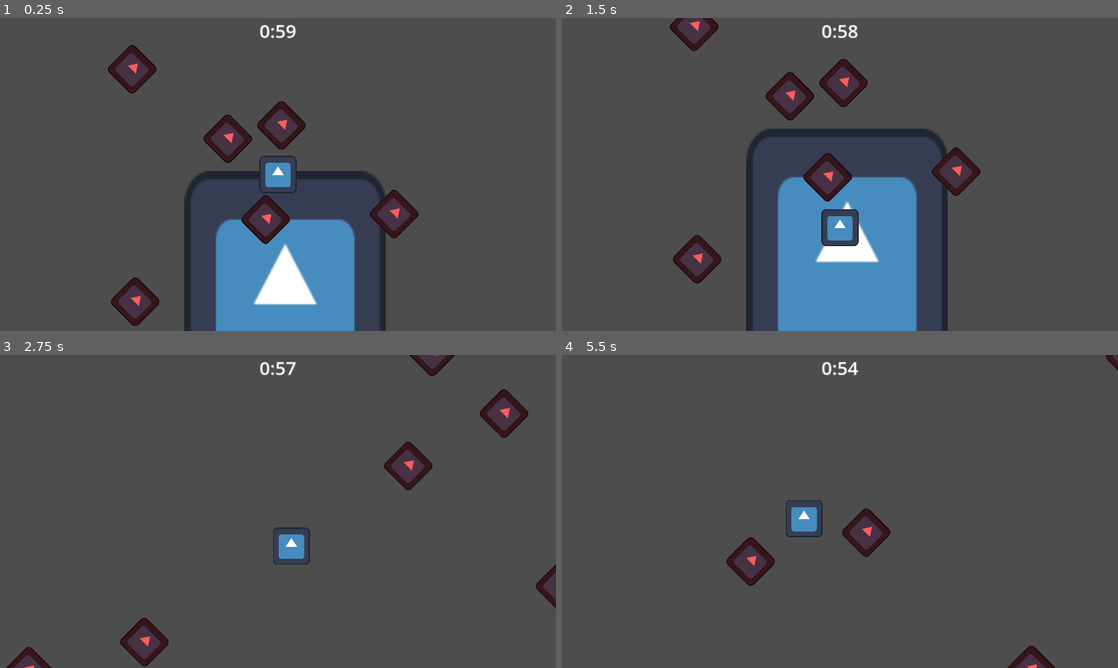
Above: before the commit, frames 1-4 (two rows, left to right).
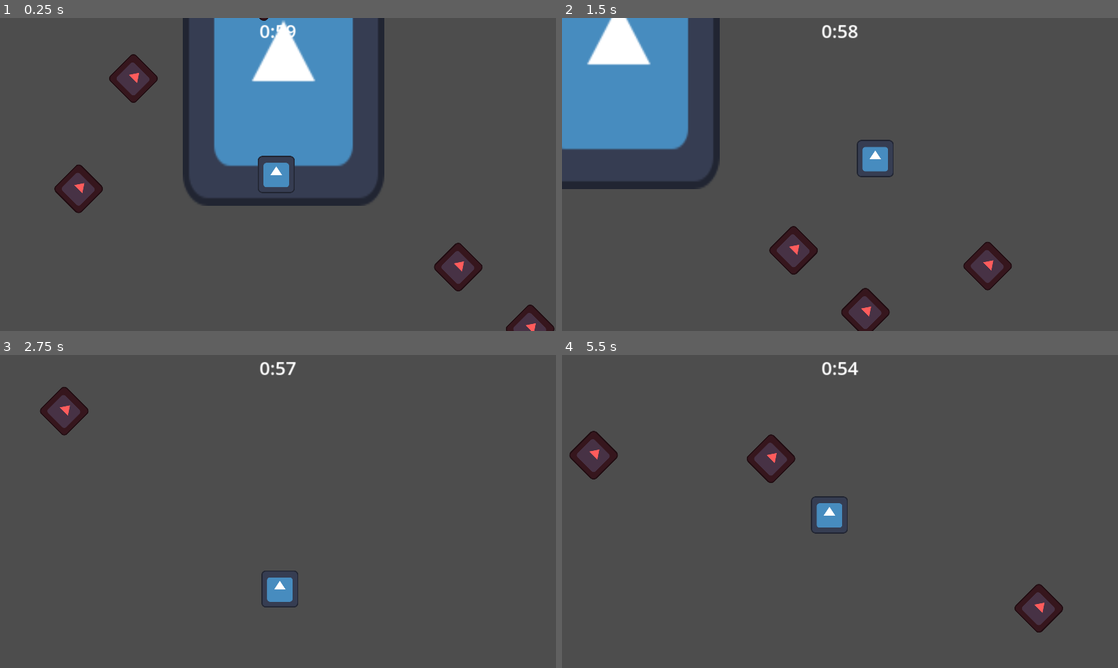
Above: after the commit, the same moments.

Repository: FlashViper/Ludum-Dare-53
Game: Godot game, scene res://systems/gameplay.tscn
The game is run twice, just before and just after one commit, with the same random seed, the same clock (stepped at 60 frames per second) and the same inputs. This scene is started directly instead of the project's main scene. The engine's default icon, where the game draws it, is replaced by a stand-in: a white triangle on a blue panel in a dark square.
Inputs (mouse positions are in pixels of both pictures, inside the frame that each line leads up to):
- Up to frame 1 (0.25 s): no input
- Up to frame 2 (1.5 s): move the mouse to (962, 158) at 0.52 s; press the mouse at (962, 158) at 0.53 s; hold D (right) 0.53-1.28 s; tap Space (jump, bound only after the commit) at 0.77, 1.07 s; tap X (dive, bound only after the commit) at 0.8, 1.35 s; move the mouse to (728, 190) at 1.27 s; release the mouse at (728, 190) at 1.28 s; hold S (down) from 1.28 s (still down)
- Up to frame 3 (2.75 s): tap Space (jump, bound only after the commit) at 1.52, 1.55, 1.82, 2.1 s; move the mouse to (333, 442) at 2.02 s; release S (down) at 2.03 s; press the mouse at (333, 442) at 2.03 s; hold D (right) from 2.03 s (still down)
- Up to frame 4 (5.5 s): move the mouse to (812, 574) at 2.77 s; release D (right) at 2.78 s; release the mouse at (812, 574) at 2.78 s; hold W (up) 2.78-3.53 s; click (812, 574) at 2.85 s; tap Space (jump, bound only after the commit) at 3.02, 3.32, 3.77, 3.8, 4.07, 4.52, 4.82 s; tap X (dive, bound only after the commit) at 3.05, 3.6, 5.1 s; move the mouse to (1006, 558) at 3.52 s; hold A (left) 3.53-5.03 s; move the mouse to (673, 464) at 4.27 s; click (673, 464) at 4.35 s; move the mouse to (867, 511) at 5.02 s; hold S (down) from 5.03 s (still down); click (867, 511) at 5.17 s

The runs differ from the first frame. In frame 1, 29% of the frame differs, in the area x 9-100%, y 0-100%; in frame 2, 30%, in the area x 0-81%, y 0-100%; in frame 3, 4.9%; in frame 4, 5.2%.

Commit message:
Adds dive and jump abilities

Diff:
--- a/main.tscn
+++ b/main.tscn
@@ -2,9 +2,9 @@
 
 [ext_resource type="Script" path="res://gui/main.gd" id="1_0407y"]
 [ext_resource type="PackedScene" uid="uid://du32u483dflsv" path="res://gui/title/title_screen.tscn" id="2_hnxo1"]
-[ext_resource type="PackedScene" uid="uid://8exork2x7csk" path="res://gameplay.tscn" id="3_orl1m"]
+[ext_resource type="PackedScene" uid="uid://c586rhkpw2ndw" path="res://systems/gameplay.tscn" id="3_ng1sb"]
 
 [node name="Main" type="Node"]
 script = ExtResource("1_0407y")
 title_scene = ExtResource("2_hnxo1")
-gameplay_scene = ExtResource("3_orl1m")
+gameplay_scene = ExtResource("3_ng1sb")
--- a/objects/yarn.tscn
+++ b/objects/yarn.tscn
@@ -1,7 +1,7 @@
-[gd_scene load_steps=5 format=3]
+[gd_scene load_steps=5 format=3 uid="uid://dlnkg0a2q3mq2"]
 
-[ext_resource type="Script" path="res://objects/yarn.gd" id="1_rai4p"]
-[ext_resource type="Texture2D" uid="uid://dpb8u7mse50w7" path="res://icon.svg" id="2_finan"]
+[ext_resource type="Script" path="res://objects/yarn.gd" id="1_gm8hu"]
+[ext_resource type="Texture2D" uid="uid://dpb8u7mse50w7" path="res://icon.svg" id="2_k15eo"]
 
 [sub_resource type="CircleShape2D" id="CircleShape2D_jt1bt"]
 radius = 86.0233
@@ -10,14 +10,12 @@
 radius = 38.0132
 
 [node name="Yarn" type="CharacterBody2D"]
-position = Vector2(333, 421)
-script = ExtResource("1_rai4p")
+script = ExtResource("1_gm8hu")
 
 [node name="Visual" type="Sprite2D" parent="."]
 modulate = Color(1, 0.360784, 0.360784, 1)
 rotation = 0.785398
-scale = Vector2(1, 1)
-texture = ExtResource("2_finan")
+texture = ExtResource("2_k15eo")
 
 [node name="PlayerDribble" type="Area2D" parent="."]
 
--- a/player/player.gd
+++ b/player/player.gd
@@ -7,15 +7,25 @@
 const GLIDE_DECEL := 100
 const GLIDE_SLOWDOWN := 1000
 
+const WALK_SPEED := 500
+const WALK_ACCEL := 3000
+const GROUND_DECEL := 2100
+const AIR_DECEL := 100
+
 const LAUNCH_SPEED := 2000
 
-const STARTING_HEIGHT := 50.0
-const COLLISION_HEIGHT := 2.0
+const JUMP_SPEED := 10
+const JUMP_BOOST := 800
+const GRAVITY := 25
+const COLLISION_HEIGHT := 1.0
 
-const FALL_RATE := 10.0
-const FALL_RATE_STATIONARY := 40.0
+const STARTING_HEIGHT := 5.0
+const FALL_RATE := 1.0
+const FALL_RATE_STATIONARY := 4.0
 
-const SPEED_WALK := 500
+const DIVE_SPEED := 1500
+const DIVE_DURATION := 0.15
+const DIVE_COOLDOWN := 0.35
 
 var body : CharacterBody2D
 var height : float
@@ -41,8 +51,6 @@
 		if body:
 			body.velocity = new
 
-
-
 func get_mouse_position() -> Vector2:
 	if body:
 		return body.get_global_mouse_position()
--- a/player/player.tscn
+++ b/player/player.tscn
@@ -1,11 +1,13 @@
-[gd_scene load_steps=9 format=3 uid="uid://b6nbc7iginl1p"]
+[gd_scene load_steps=11 format=3 uid="uid://bq35offvda3hv"]
 
 [ext_resource type="Script" path="res://player/player_node.gd" id="1_4h23a"]
-[ext_resource type="Script" path="res://player/player_state_machine.gd" id="2_yfoyd"]
+[ext_resource type="Script" path="res://player/states/player_state_machine.gd" id="2_nhcl8"]
 [ext_resource type="Script" path="res://player/states/movement.gd" id="3_gfbnw"]
 [ext_resource type="Script" path="res://player/states/launch.gd" id="3_j5cb2"]
-[ext_resource type="Script" path="res://player/glide.gd" id="3_na682"]
 [ext_resource type="Texture2D" uid="uid://dpb8u7mse50w7" path="res://icon.svg" id="4_lgbo2"]
+[ext_resource type="Script" path="res://player/states/glide.gd" id="4_yqpy0"]
+[ext_resource type="Script" path="res://player/states/dive.gd" id="6_w8a6q"]
+[ext_resource type="Script" path="res://player/player_visual.gd" id="7_n5v4d"]
 
 [sub_resource type="Curve" id="Curve_87u1w"]
 _data = [Vector2(0, 0), 0.0, 3.50369, 0, 0, Vector2(0.666667, 1), 0.0, 0.0, 0, 0, Vector2(1, 0.608108), -0.191268, 0.0, 0, 0]
@@ -18,25 +20,25 @@
 script = ExtResource("1_4h23a")
 
 [node name="States" type="Node" parent="."]
-script = ExtResource("2_yfoyd")
+script = ExtResource("2_nhcl8")
 
 [node name="Launch" type="Node" parent="States"]
 script = ExtResource("3_j5cb2")
 launch_modifier = SubResource("Curve_87u1w")
 
 [node name="Glide" type="Node" parent="States"]
-script = ExtResource("3_na682")
+script = ExtResource("4_yqpy0")
 
 [node name="Movement" type="Node" parent="States"]
 script = ExtResource("3_gfbnw")
 
-[node name="Jump" type="Node" parent="States"]
-
 [node name="Dive" type="Node" parent="States"]
+script = ExtResource("6_w8a6q")
 
 [node name="Visual" type="Node2D" parent="."]
+script = ExtResource("7_n5v4d")
 
-[node name="Icon" type="Sprite2D" parent="Visual"]
+[node name="Body" type="Sprite2D" parent="Visual"]
 texture = ExtResource("4_lgbo2")
 
 [node name="CollisionShape2D" type="CollisionShape2D" parent="."]
--- a/player/player_node.gd
+++ b/player/player_node.gd
@@ -12,6 +12,8 @@
 	states.initialize(state)
 	states.set_state_by_name("Movement")
 
+	$Visual.player = state
+
 
 func _physics_process(delta: float) -> void:
 	states.on_physics_process(delta)
--- /dev/null
+++ b/player/player_visual.gd
@@ -0,0 +1,7 @@
+extends Node2D
+
+var player : Player
+
+
+func _process(delta: float) -> void:
+	$Body.position.y = player.height * -100
--- /dev/null
+++ b/player/playground.tscn
@@ -0,0 +1,27 @@
+[gd_scene load_steps=3 format=3 uid="uid://cc26exi72eklo"]
+
+[ext_resource type="PackedScene" uid="uid://bq35offvda3hv" path="res://player/player.tscn" id="1_fedjd"]
+[ext_resource type="PackedScene" uid="uid://dlnkg0a2q3mq2" path="res://objects/yarn.tscn" id="2_r7g5w"]
+
+[node name="playground" type="Node"]
+
+[node name="Player" parent="." instance=ExtResource("1_fedjd")]
+position = Vector2(884, 517)
+
+[node name="Camera2D" type="Camera2D" parent="Player"]
+position_smoothing_enabled = true
+
+[node name="Yarn" parent="." instance=ExtResource("2_r7g5w")]
+position = Vector2(144, 336)
+
+[node name="Yarn2" parent="." instance=ExtResource("2_r7g5w")]
+position = Vector2(1668, 131)
+
+[node name="Yarn3" parent="." instance=ExtResource("2_r7g5w")]
+position = Vector2(1644, 621)
+
+[node name="Yarn4" parent="." instance=ExtResource("2_r7g5w")]
+position = Vector2(460, 884)
+
+[node name="Yarn5" parent="." instance=ExtResource("2_r7g5w")]
+position = Vector2(1291, 931)
--- /dev/null
+++ b/player/states/dive.gd
@@ -0,0 +1,28 @@
+extends PlayerState
+
+signal finished_dive
+
+var t_duration : float
+var t_cooldown : float
+
+func _enter() -> void:
+	player.velocity = Player.DIVE_SPEED * InputManager.direction
+	t_duration = 0.0
+
+
+func _gameplay(delta: float) -> void:
+	t_duration += delta
+
+	if t_duration > Player.DIVE_DURATION:
+		finished_dive.emit()
+		t_cooldown = Player.DIVE_COOLDOWN
+		exit_to("Movement")
+	else:
+		if InputManager.jump:
+			player.height = 1
+			exit_to("Movement")
+
+
+func _request_focus() -> bool:
+	t_cooldown -= get_physics_process_delta_time()
+	return InputManager.dive and t_cooldown <= 0
--- a/player/glide.gd
+++ b/player/states/glide.gd
@@ -33,3 +33,4 @@
 
 	if player.height <= 0:
 		glide_finished.emit()
+		exit_to("Movement")
--- a/player/states/launch.gd
+++ b/player/states/launch.gd
@@ -27,5 +27,7 @@
 func launch(launch_dir : Vector2) -> void:
 	player.velocity = Player.LAUNCH_SPEED * launch_dir
 	player.velocity *= launch_modifier.sample(t_power / max_time)
+	t_power = 0
+
 	launched.emit()
-	t_power = 0
+	exit_to("Glide")
--- a/player/states/movement.gd
+++ b/player/states/movement.gd
@@ -1,5 +1,35 @@
 extends PlayerState
+
+var velocity_y : float
+
+
+func _enter() -> void:
+	velocity_y = 0
 
 
 func _gameplay(delta: float) -> void:
-	player.velocity = InputManager.direction * Player.SPEED_WALK
+	var accel := Player.WALK_ACCEL
+	var speed := Player.WALK_SPEED
+
+	if player.velocity.length() > speed:
+		if player.height > Player.COLLISION_HEIGHT:
+			accel = Player.AIR_DECEL
+		else:
+			accel = Player.GROUND_DECEL
+
+	player.velocity = player.velocity.move_toward(
+		InputManager.direction * speed,
+		accel * delta
+	)
+
+	velocity_y -= Player.GRAVITY * delta
+	player.height += velocity_y * delta
+
+	if player.height < 0:
+		player.height = 0
+		velocity_y = 0
+
+
+	if InputManager.jump and player.height < Player.COLLISION_HEIGHT:
+		velocity_y = Player.JUMP_SPEED
+		player.velocity += player.velocity.normalized() * Player.JUMP_BOOST
--- a/player/player_state.gd
+++ b/player/states/player_state.gd
@@ -1,5 +1,7 @@
 class_name PlayerState
 extends Node
+
+signal transition_requested(state: String)
 
 var player: Player
 
@@ -9,3 +11,9 @@
 func _exit() -> void: pass
 func _gameplay(delta: float) -> void: pass
 func _on_input(event: InputEvent) -> void: pass
+func _request_focus() -> bool: return false
+func _get_priority() -> int: return -1
+
+
+func exit_to(state_name: String) -> void:
+	transition_requested.emit(state_name)
--- a/player/player_state_machine.gd
+++ b/player/states/player_state_machine.gd
@@ -12,15 +12,22 @@
 			state_name_mapping[obj.name] = obj
 			states.append(obj)
 			obj.player = player
+			obj.transition_requested.connect(set_state_by_name)
 			obj._initialize()
 
 	set_state_by_name("Launch")
 
-	$Glide.glide_finished.connect(set_state_by_name.bind("Movement"))
-	$Launch.launched.connect(set_state_by_name.bind("Glide"))
+#	$Glide.glide_finished.connect(set_state_by_name.bind("Movement"))
+#	$Launch.launched.connect(set_state_by_name.bind("Glide"))
 
 
 func on_physics_process(delta: float) -> void:
+	for s in states:
+		if s != current_state:
+			if s._request_focus():
+				set_state_by_name(s.name)
+				break
+
 	if current_state:
 		current_state._gameplay(delta)
 
--- a/project.godot
+++ b/project.godot
@@ -68,6 +68,21 @@
 , Object(InputEventJoypadMotion,"resource_local_to_scene":false,"resource_name":"","device":-1,"axis":5,"axis_value":1.0,"script":null)
 ]
 }
+jump={
+"deadzone": 0.5,
+"events": [Object(InputEventJoypadButton,"resource_local_to_scene":false,"resource_name":"","device":-1,"button_index":0,"pressure":0.0,"pressed":true,"script":null)
+, Object(InputEventKey,"resource_local_to_scene":false,"resource_name":"","device":-1,"window_id":0,"alt_pressed":false,"shift_pressed":false,"ctrl_pressed":false,"meta_pressed":false,"pressed":false,"keycode":0,"physical_keycode":32,"key_label":0,"unicode":32,"echo":false,"script":null)
+, Object(InputEventKey,"resource_local_to_scene":false,"resource_name":"","device":-1,"window_id":0,"alt_pressed":false,"shift_pressed":false,"ctrl_pressed":false,"meta_pressed":false,"pressed":false,"keycode":0,"physical_keycode":90,"key_label":0,"unicode":122,"echo":false,"script":null)
+]
+}
+dive={
+"deadzone": 0.4,
+"events": [Object(InputEventJoypadMotion,"resource_local_to_scene":false,"resource_name":"","device":-1,"axis":5,"axis_value":1.0,"script":null)
+, Object(InputEventJoypadButton,"resource_local_to_scene":false,"resource_name":"","device":-1,"button_index":2,"pressure":0.0,"pressed":true,"script":null)
+, Object(InputEventKey,"resource_local_to_scene":false,"resource_name":"","device":-1,"window_id":0,"alt_pressed":false,"shift_pressed":false,"ctrl_pressed":false,"meta_pressed":false,"pressed":false,"keycode":0,"physical_keycode":88,"key_label":0,"unicode":120,"echo":false,"script":null)
+, Object(InputEventKey,"resource_local_to_scene":false,"resource_name":"","device":-1,"window_id":0,"alt_pressed":false,"shift_pressed":false,"ctrl_pressed":false,"meta_pressed":false,"pressed":false,"keycode":0,"physical_keycode":77,"key_label":0,"unicode":109,"echo":false,"script":null)
+]
+}
 
 [physics]
 
--- a/systems/gameplay.gd
+++ b/systems/gameplay.gd
@@ -52,7 +52,7 @@
 
 func init_game() -> void:
 	time_remaining = time_per_round
-	$Player.position = Vector2(866, -87)
+	$Player.position = Vector2(866, 683)
 	$Player.reset()
 
 
--- a/systems/gameplay.tscn
+++ b/systems/gameplay.tscn
@@ -35,7 +35,7 @@
 debug_color = Color(0.815686, 0, 0.972549, 0.419608)
 
 [node name="Player" parent="." instance=ExtResource("4_xoiy0")]
-position = Vector2(866, -87)
+position = Vector2(895, 683)
 motion_mode = 1
 platform_on_leave = 2
 
--- a/systems/input/input_manager.gd
+++ b/systems/input/input_manager.gd
@@ -1,8 +1,10 @@
 extends Node
 
 var direction : Vector2
+
+var jump : bool
+var dive : bool
 var charge_launch : bool
-
 
 func _process(delta: float) -> void:
 	direction = Input.get_vector(
@@ -11,3 +13,6 @@
 
 	direction = direction.normalized()
 	charge_launch = Input.is_action_pressed("launch")
+
+	jump = Input.is_action_just_pressed("jump")
+	dive = Input.is_action_just_pressed("dive")
Not shown: 1 places in systems/gameplay.tscn that only renumber resources
